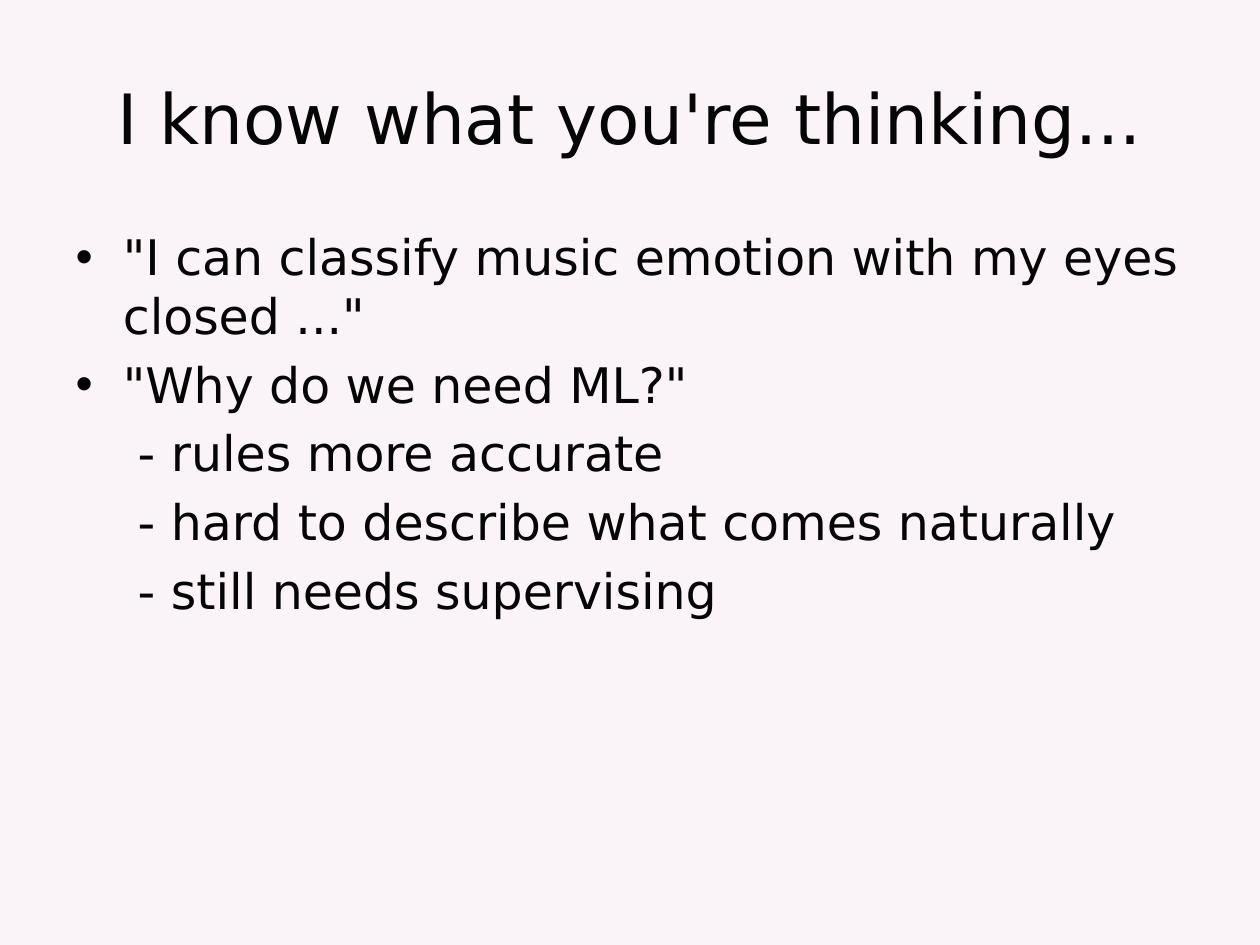
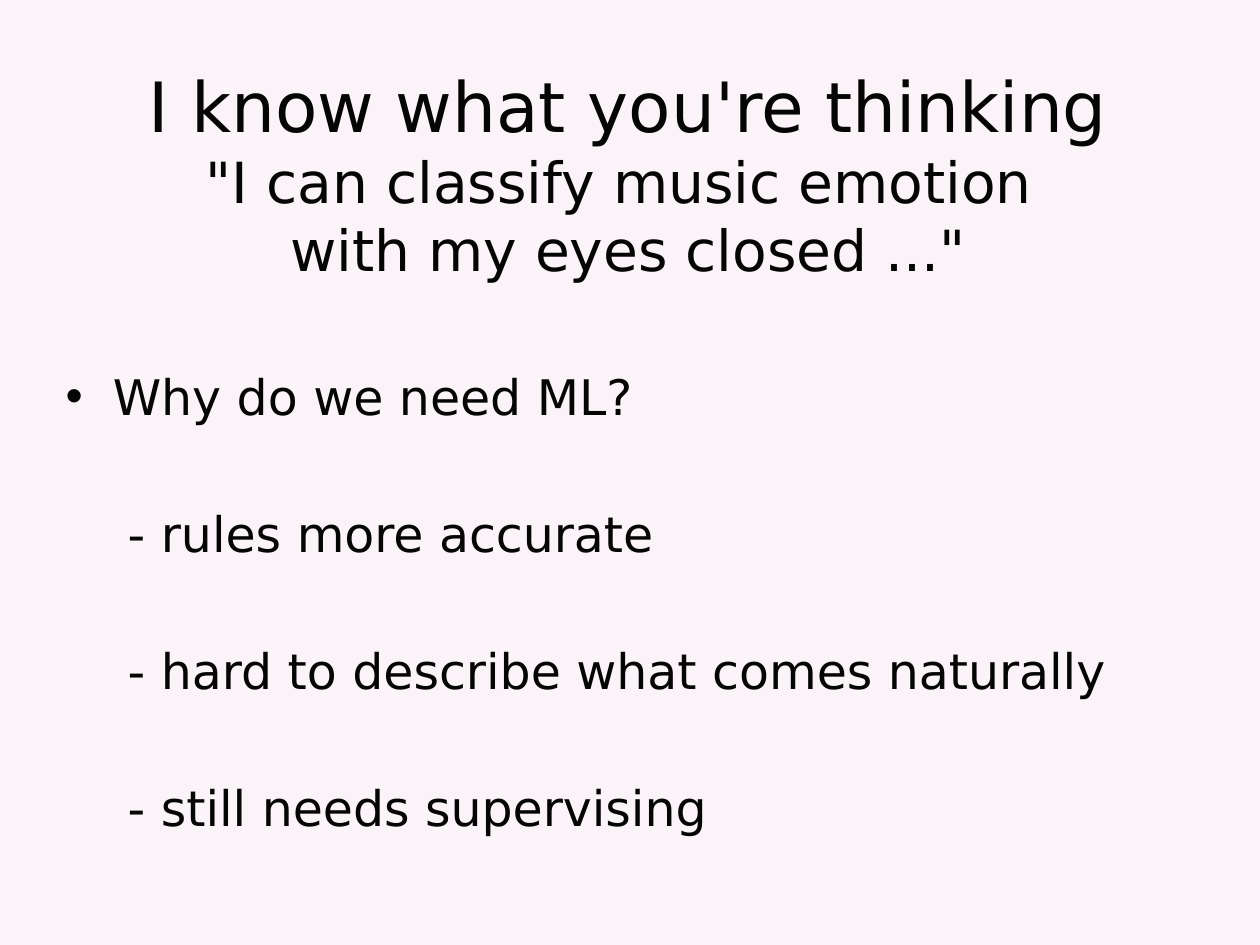
Before and after one commit to elyasaddo/MERMachineLearning, a slide deck: slide 4 of Classification_Elyas.pptx. Drawn at 1260x945 pixels with LibreOffice and Linux fonts; fonts in the diff are those of the drawing. Boxes give left, top, right and bottom in pixels: in the first picture for what was removed or moved away, otherwise in the second. Text is boxed around its words. In the diff, an @@ line names an element or a change of style, - is before the commit and + after.

```diff
--- a/Classification_Elyas.pptx
+++ b/Classification_Elyas.pptx
@@ title at (x1=149, y1=79, x2=1107, y2=283): text changed; size 39.6 to 32.4 pt @@
-I know what you're thinking...
+I know what you're thinking
+"I can classify music emotion
+with my eyes closed ..."
@@ text "Why do we need ML?" moved from (x1=123, y1=237, x2=1178, y2=620) to (x1=113, y1=377, x2=1105, y2=837) @@
@@ text at (x1=113, y1=377, x2=632, y2=426): text changed @@
-• "I can classify music emotion with my eyes closed ..."
-• "Why do we need ML?"
+• Why do we need ML?
```
Also in this commit, not shown: 3 other slides changed, 5 slides removed.
